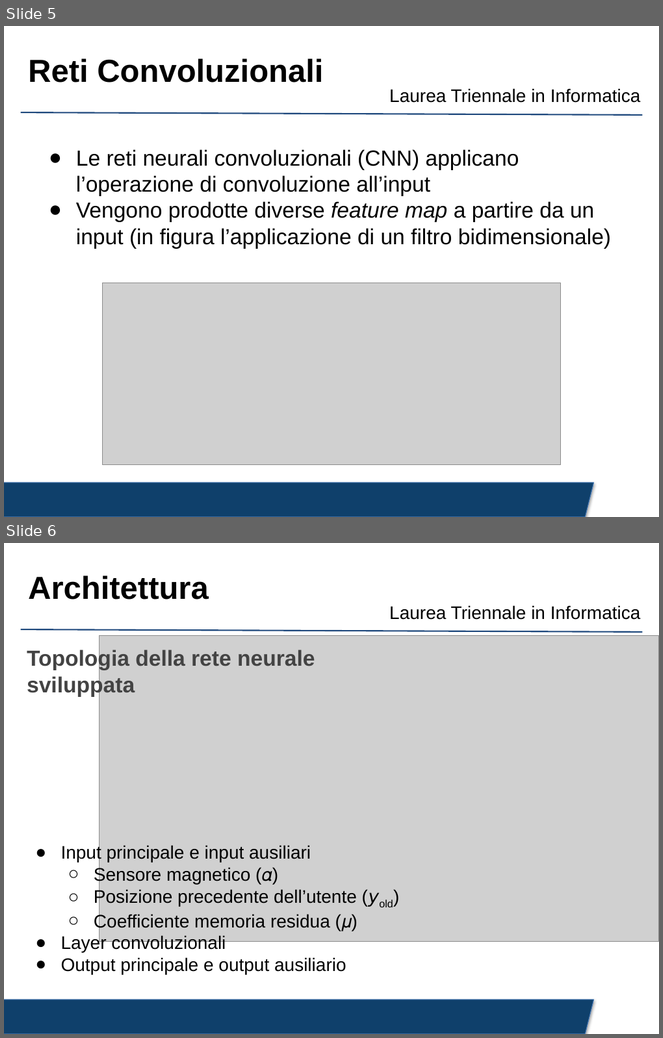
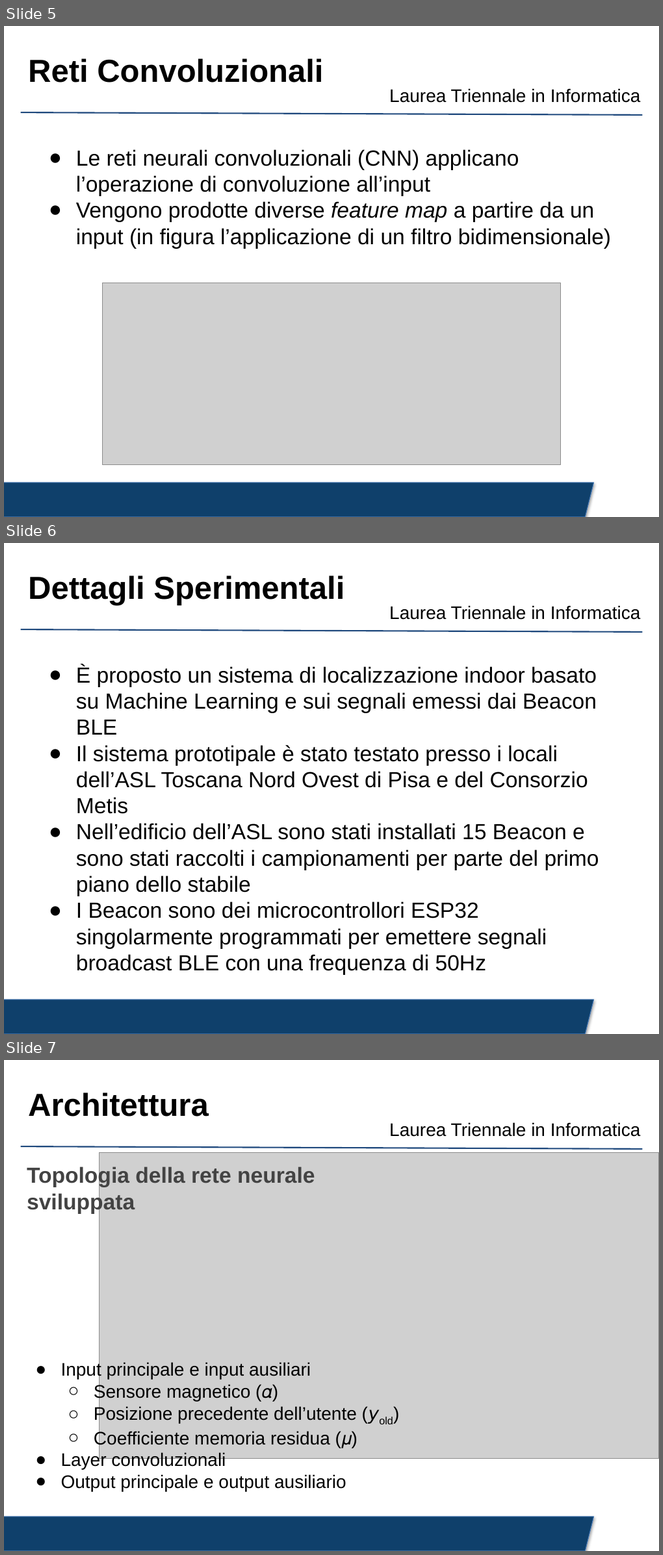
Before and after one commit to crybot/indoor-localization-deep-learning, a slide deck: presentation/presentation.pptx. Shown one above the other, each under a label of ours: slides 5 and 6 before the commit, slides 5, 6 and 7 after it. The pictures are 663x1038 and 663x1555 pixels, drawn with LibreOffice and Linux fonts; fonts in the diff are those of the drawing; grey boxes stand for pictures; background and template pictures are left out. Boxes give left, top, right and bottom in pixels: in the first picture for what was removed or moved away, otherwise in the second. Text is boxed around its words. In the diff, an @@ line names an element or a change of style, - is before the commit and + after.

```diff
--- a/presentation/presentation.pptx
+++ b/presentation/presentation.pptx
@@ slide 6 added at [4,543,659,1034], background #FFFFFF; not listed: 3 template elements that a slide beside it also shows @@
@@ title added at [28,575,345,605], 35 pt, text #000000, bold @@
+Dettagli Sperimentali
@@ text added at [76,665,599,975], 24 pt, text #000000 @@
+● È proposto un sistema di localizzazione indoor basato su Machine Learning e sui segnali emessi dai Beacon BLE
+● Il sistema prototipale è stato testato presso i locali dell’ASL Toscana Nord Ovest di Pisa e del Consorzio Metis
+● Nell’edificio dell’ASL sono stati installati 15 Beacon e sono stati raccolti i campionamenti per parte del primo piano dello stabile
+● I Beacon sono dei microcontrollori ESP32 singolarmente programmati per emettere segnali broadcast BLE con una frequenza di 50Hz
@@ what was slide 6 is now slide 7 @@
```
Also in this commit, not shown: 4 slides changed, 2 other slides added, 2 other files.
